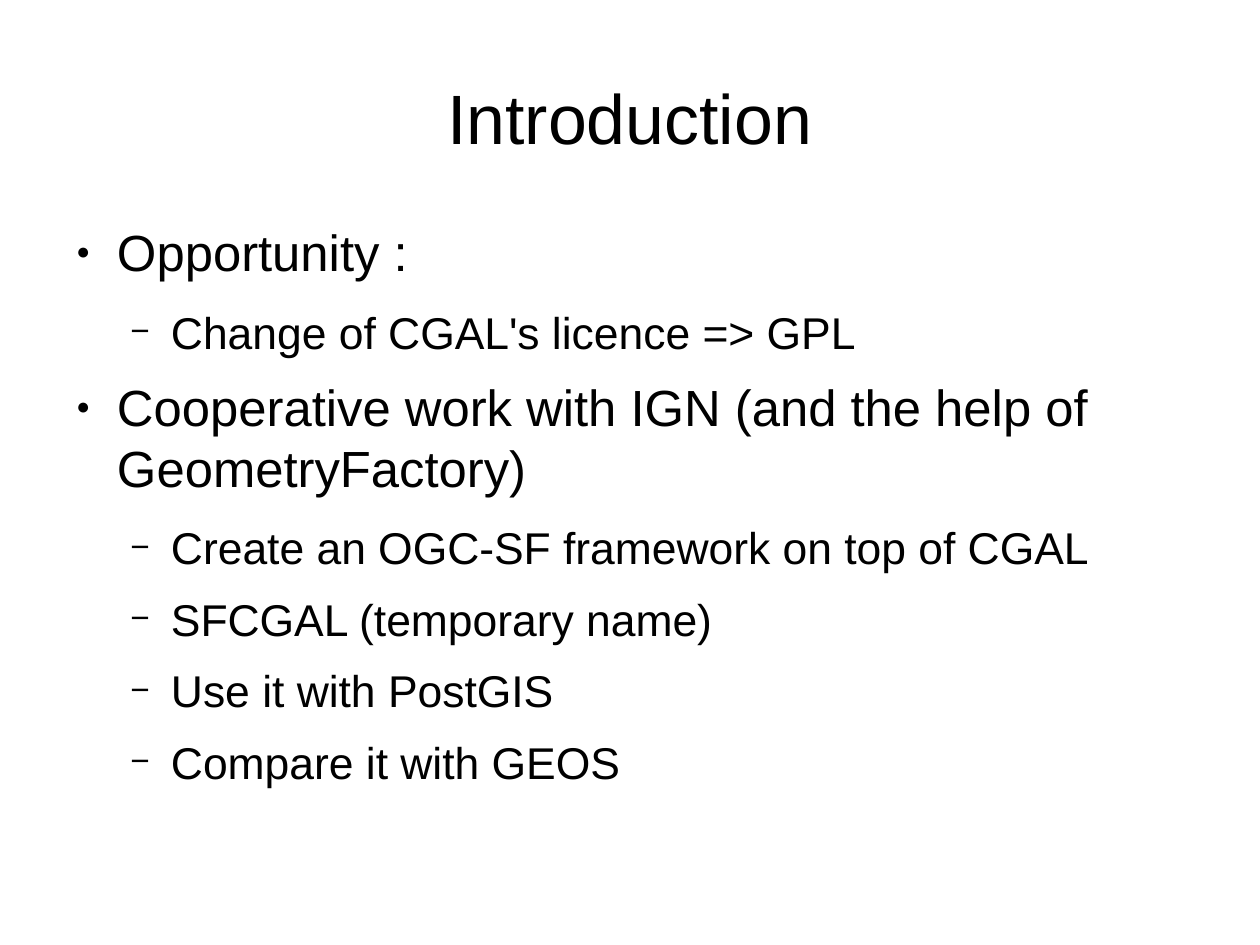
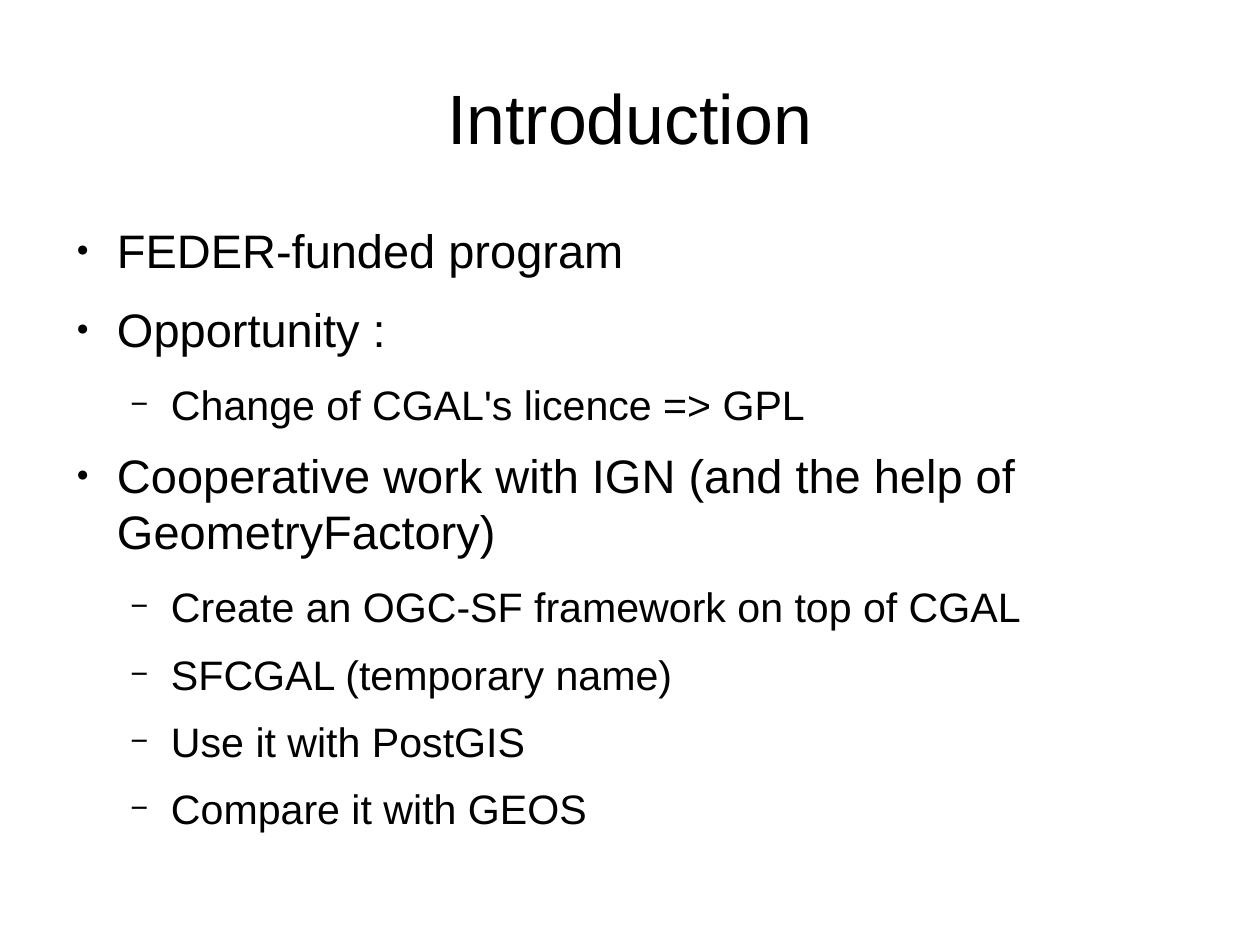
Before and after one commit to Oslandia/SFCGAL, a slide deck: slide 3 of doc/postgis_3d.odp. Drawn at 1260x945 pixels with LibreOffice and Linux fonts; fonts in the diff are those of the drawing. Boxes give left, top, right and bottom in pixels: in the first picture for what was removed or moved away, otherwise in the second. Text is boxed around its words. In the diff, an @@ line names an element or a change of style, - is before the commit and + after.

```diff
--- a/doc/postgis_3d.odp
+++ b/doc/postgis_3d.odp
@@ text at <box>117,234,623,277</box>: paragraph added @@
+● FEDER-funded program
@@ text at <box>117,313,1021,833</box>: size 32 to 29.6 pt in "Opportunity :", "Cooperative work with IGN (and the help ..."; size 28 to 25.9 pt in "Change of CGAL's licence => GPL", "Create an OGC-SF framework on top of ...", "SFCGAL (temporary name)", "Use it with PostGIS" and 1 more places @@
```
Also in this commit, not shown: 1 other slide changed, 1 other file.
